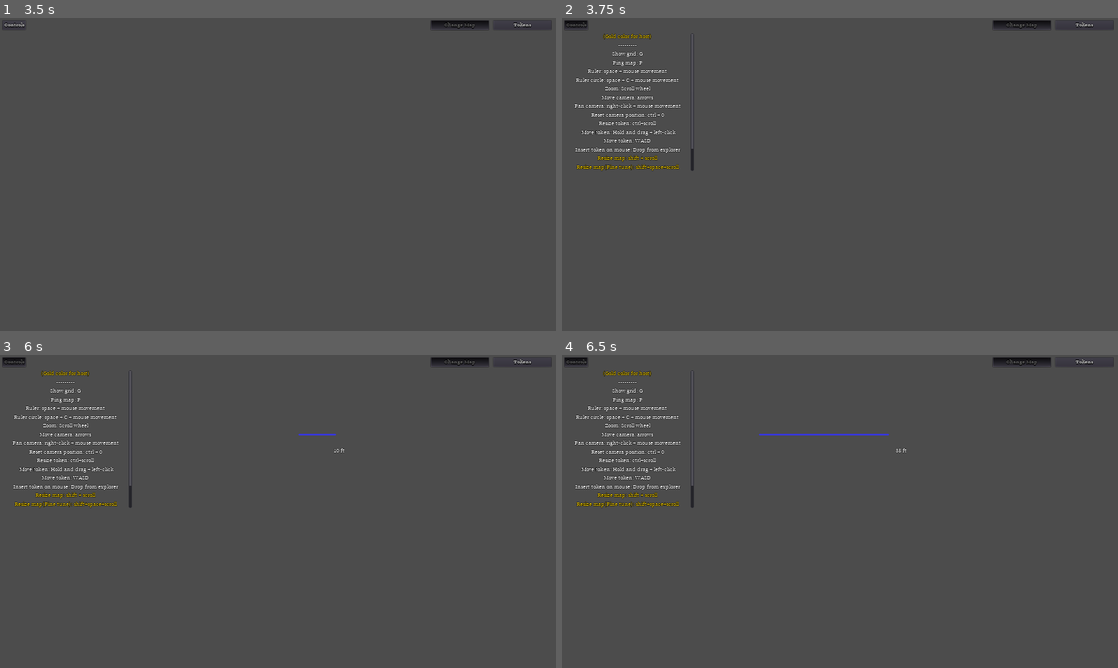
Above: before the commit, frames 1-4 (two rows, left to right).
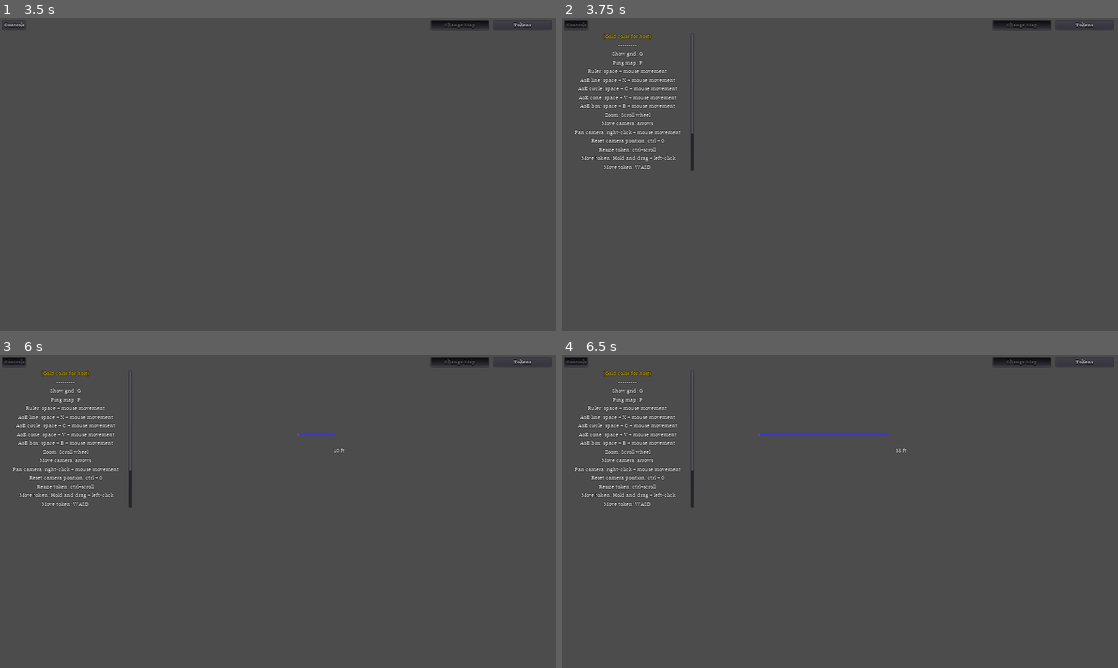
Above: after the commit, the same moments.

Repository: Vargdidan/DunjanTools
Game: Godot game, scene res://GUI/MainMenu.tscn
Same seed, same stepped clock (60 frames per second), same inputs: the game is played once before the commit and once after it.
Inputs (mouse positions are in pixels of both pictures, inside the frame that each line leads up to):
- Up to frame 1 (3.5 s): click "Host a game" at 0.5 s; click "Enter offline" at 1.25 s; click "Tokens" at 2 s; click "Change Map" at 2.75 s
- Up to frame 2 (3.75 s): click "Controls" at 3.5 s
- Up to frame 3 (6 s): tap Enter at 4.25, 5.75 s; move the mouse to (400, 495) at 4.27 s; hold Right (ui_right) 4.28-5.03 s; hold C (circle) 4.28-5.03 s; tap Shift (ui_shift) at 4.55, 5.1 s; tap Space (ui_space) at 5, 5.3 s; move the mouse to (166, 527) at 5.02 s; hold Down (ui_down) 5.03-5.78 s; move the mouse to (333, 442) at 5.77 s; hold Right (ui_right) from 5.78 s (still down); hold Space (ui_space) from 5.78 s (still down)
- Up to frame 4 (6.5 s): keep holding Right (ui_right); keep holding Space (ui_space); tap B (box, bound only after the commit) at 6.05 s

Frame 1 is identical in both runs. In frame 2, 1.6% of the frame differs, in the area x 2-24%, y 19-49%; in frame 3, 1.6%; in frame 4, 1.7%, in the area x 2-59%, y 19-49%.

Commit message:
Aoe Tweaks

Diff:
--- a/DunjanTools/GUI/Controls.tscn
+++ b/DunjanTools/GUI/Controls.tscn
@@ -54,7 +54,7 @@
 
 [node name="VBoxContainer" type="VBoxContainer" parent="VSplitContainer/ControlsContainer"]
 margin_right = 436.0
-margin_bottom = 566.0
+margin_bottom = 656.0
 grow_horizontal = 0
 size_flags_horizontal = 3
 size_flags_vertical = 3
@@ -104,113 +104,137 @@
 margin_right = 436.0
 margin_bottom = 176.0
 custom_fonts/font = ExtResource( 3 )
-text = "Ruler circle: space + C + mouse movement"
+text = "AoE line: space + X + mouse movement"
+align = 1
+
+[node name="Label20" type="Label" parent="VSplitContainer/ControlsContainer/VBoxContainer"]
+margin_top = 180.0
+margin_right = 436.0
+margin_bottom = 206.0
+custom_fonts/font = ExtResource( 3 )
+text = "AoE circle: space + C + mouse movement"
+align = 1
+
+[node name="Label18" type="Label" parent="VSplitContainer/ControlsContainer/VBoxContainer"]
+margin_top = 210.0
+margin_right = 436.0
+margin_bottom = 236.0
+custom_fonts/font = ExtResource( 3 )
+text = "AoE cone: space + V + mouse movement"
+align = 1
+
+[node name="Label19" type="Label" parent="VSplitContainer/ControlsContainer/VBoxContainer"]
+margin_top = 240.0
+margin_right = 436.0
+margin_bottom = 266.0
+custom_fonts/font = ExtResource( 3 )
+text = "AoE box: space + B + mouse movement"
 align = 1
 
 [node name="Label2" type="Label" parent="VSplitContainer/ControlsContainer/VBoxContainer"]
-margin_top = 180.0
-margin_right = 436.0
-margin_bottom = 206.0
+margin_top = 270.0
+margin_right = 436.0
+margin_bottom = 296.0
 custom_fonts/font = ExtResource( 3 )
 text = "Zoom: Scroll wheel"
 align = 1
 
 [node name="Label8" type="Label" parent="VSplitContainer/ControlsContainer/VBoxContainer"]
-margin_top = 210.0
-margin_right = 436.0
-margin_bottom = 236.0
+margin_top = 300.0
+margin_right = 436.0
+margin_bottom = 326.0
 custom_fonts/font = ExtResource( 3 )
 text = "Move camera: arrows"
 align = 1
 
 [node name="Label6" type="Label" parent="VSplitContainer/ControlsContainer/VBoxContainer"]
-margin_top = 240.0
-margin_right = 436.0
-margin_bottom = 266.0
+margin_top = 330.0
+margin_right = 436.0
+margin_bottom = 356.0
 custom_fonts/font = ExtResource( 3 )
 text = "Pan camera: right-click + mouse movement"
 align = 1
 
 [node name="Label7" type="Label" parent="VSplitContainer/ControlsContainer/VBoxContainer"]
-margin_top = 270.0
-margin_right = 436.0
-margin_bottom = 296.0
+margin_top = 360.0
+margin_right = 436.0
+margin_bottom = 386.0
 custom_fonts/font = ExtResource( 3 )
 text = "Reset camera position: ctrl + 0"
 align = 1
 
 [node name="Label3" type="Label" parent="VSplitContainer/ControlsContainer/VBoxContainer"]
-margin_top = 300.0
-margin_right = 436.0
-margin_bottom = 326.0
+margin_top = 390.0
+margin_right = 436.0
+margin_bottom = 416.0
 custom_fonts/font = ExtResource( 3 )
 text = "Resize token: ctrl+scroll"
 align = 1
 
 [node name="Label9" type="Label" parent="VSplitContainer/ControlsContainer/VBoxContainer"]
-margin_top = 330.0
-margin_right = 436.0
-margin_bottom = 356.0
+margin_top = 420.0
+margin_right = 436.0
+margin_bottom = 446.0
 custom_fonts/font = ExtResource( 3 )
 text = "Move token: Hold and drag + left-click"
 align = 1
 
 [node name="Label14" type="Label" parent="VSplitContainer/ControlsContainer/VBoxContainer"]
-margin_top = 360.0
-margin_right = 436.0
-margin_bottom = 386.0
+margin_top = 450.0
+margin_right = 436.0
+margin_bottom = 476.0
 custom_fonts/font = ExtResource( 3 )
 text = "Move token: WASD"
 align = 1
 
 [node name="Label13" type="Label" parent="VSplitContainer/ControlsContainer/VBoxContainer"]
-margin_top = 390.0
-margin_right = 436.0
-margin_bottom = 416.0
+margin_top = 480.0
+margin_right = 436.0
+margin_bottom = 506.0
 custom_fonts/font = ExtResource( 3 )
 text = "Insert token on mouse: Drop from explorer"
 align = 1
 
 [node name="Label4" type="Label" parent="VSplitContainer/ControlsContainer/VBoxContainer"]
-margin_top = 420.0
-margin_right = 436.0
-margin_bottom = 446.0
+margin_top = 510.0
+margin_right = 436.0
+margin_bottom = 536.0
 custom_fonts/font = ExtResource( 3 )
 custom_colors/font_color = Color( 0.862745, 0.72549, 0, 1 )
 text = "Resize map: shift + scroll"
 align = 1
 
 [node name="Label5" type="Label" parent="VSplitContainer/ControlsContainer/VBoxContainer"]
-margin_top = 450.0
-margin_right = 436.0
-margin_bottom = 476.0
+margin_top = 540.0
+margin_right = 436.0
+margin_bottom = 566.0
 custom_fonts/font = ExtResource( 3 )
 custom_colors/font_color = Color( 0.862745, 0.72549, 0, 1 )
 text = "Resize map(Fine tune): shift+space+scroll"
 align = 1
 
 [node name="Label10" type="Label" parent="VSplitContainer/ControlsContainer/VBoxContainer"]
-margin_top = 480.0
-margin_right = 436.0
-margin_bottom = 506.0
+margin_top = 570.0
+margin_right = 436.0
+margin_bottom = 596.0
 custom_fonts/font = ExtResource( 3 )
 custom_colors/font_color = Color( 0.862745, 0.72549, 0, 1 )
 text = "Show/hide map: H"
 align = 1
 
 [node name="Label11" type="Label" parent="VSplitContainer/ControlsContainer/VBoxContainer"]
-margin_top = 510.0
-margin_right = 436.0
-margin_bottom = 536.0
+margin_top = 600.0
+margin_right = 436.0
+margin_bottom = 626.0
 custom_fonts/font = ExtResource( 3 )
 custom_colors/font_color = Color( 0.862745, 0.72549, 0, 1 )
 text = "Hide square: ctrl + left-click"
 align = 1
 
 [node name="Label12" type="Label" parent="VSplitContainer/ControlsContainer/VBoxContainer"]
-margin_top = 540.0
-margin_right = 436.0
-margin_bottom = 566.0
+margin_top = 630.0
+margin_right = 436.0
+margin_bottom = 656.0
 custom_fonts/font = ExtResource( 3 )
 custom_colors/font_color = Color( 0.862745, 0.72549, 0, 1 )
 text = "Show square: shift + left-click"
--- a/DunjanTools/Session/Ruler.gd
+++ b/DunjanTools/Session/Ruler.gd
@@ -1,8 +1,10 @@
 extends Node2D
 
 onready var length_label = get_node("Length")
-onready var color = Color(0.2, 0.2, 1)
+onready var color = Color(0.2, 0.2, 1, 0.7)
+onready var color_origin = Color(1, 0.2, 0.2, 0.7)
 var start_pos = Vector2(0,0)
+var start_pos_raw = Vector2(0,0)
 var end_pos = Vector2(0,0)
 var pos_is_set = false
 
@@ -21,13 +23,11 @@
 		end_pos = Vector2(pos_x/64, pos_y/64)
 		if (!pos_is_set):
 			start_pos = end_pos
+			start_pos_raw = mouse_position
 			pos_is_set = true
-		global_position = Vector2(mouse_position.x, mouse_position.y + 15)
-		length_label.set_visible(true)
+			global_position = mouse_position
+		length_label.set_global_position(Vector2(mouse_position.x, mouse_position.y + 15))
 
-		var length_ft = round(start_pos.distance_to(end_pos))*5
-
-		length_label.set_text(String(length_ft) + " ft")
 
 	if (Input.is_action_just_released("ui_space")):
 		pos_is_set = false
@@ -35,9 +35,46 @@
 
 func _draw():
 	if (pos_is_set):
+		length_label.set_visible(true)
+
 		var local_start_pos = to_local(Vector2(start_pos.x*64+32,start_pos.y*64+32))
 		var local_end_pos = to_local(Vector2(end_pos.x*64+32, end_pos.y*64+32))
+		var length = local_start_pos.distance_to(local_end_pos)
+		var length_ft = round(start_pos.distance_to(end_pos))*5
+
 		if (Input.is_action_pressed("circle")):
-			draw_circle(local_start_pos, local_start_pos.distance_to(local_end_pos),color)
+			var circle_origin = to_local(start_pos_raw.snapped(Vector2(64,64)))
+			var end_ = to_local(Vector2(end_pos.x*64, end_pos.y*64))
+			var cirle_radius = circle_origin.distance_to(end_)
+			draw_circle(circle_origin, cirle_radius, color)
+			draw_circle(circle_origin, 3, color_origin)
+		elif (Input.is_action_pressed("cone")):
+			var cone_start_pos = to_local(start_pos_raw.snapped(Vector2(64,64)))
+			var mouse_position = get_global_mouse_position()
+			var cone_end_pos = to_local(mouse_position)
+			var cone_width = cone_start_pos.distance_to(cone_end_pos)/2
+			var cone_end_pos_1 = cone_end_pos+cone_end_pos.tangent().normalized()*cone_width
+			var cone_end_pos_2 = cone_end_pos+cone_end_pos.tangent().normalized()*-cone_width
+			length_ft = int((Vector2(cone_start_pos.x/64, cone_start_pos.y/64).distance_to(Vector2(cone_end_pos.x/64, cone_end_pos.y/64)))*5)
+			draw_line(cone_start_pos, cone_end_pos, color, 3, true)
+			draw_line(cone_start_pos, cone_end_pos_1, color, 3, true)
+			draw_line(cone_end_pos_1, cone_end_pos_2, color, 3, true)
+			draw_line(cone_start_pos, cone_end_pos_2, color, 3, true)
+			draw_circle(cone_start_pos, 3, color_origin)
+		elif (Input.is_action_pressed("box")):
+			var box_origin = to_local(start_pos_raw.snapped(Vector2(64,64)))
+			var end_ = to_local(Vector2(end_pos.x*64, end_pos.y*64))
+			var box_width = box_origin.distance_to(end_)
+			draw_rect(Rect2(box_origin, Vector2(box_width, box_width)),color, true, 3,true)
+			draw_circle(box_origin, 3, color_origin)
+		elif (Input.is_action_pressed("line_aoe")):
+			var line_origin = to_local(start_pos_raw.snapped(Vector2(64,64)))
+			var end_ = to_local(get_global_mouse_position())
+			length_ft = int((Vector2(line_origin.x/64, line_origin.y/64).distance_to(Vector2(end_.x/64, end_.y/64)))*5)
+			draw_line(line_origin, end_, color, 64, true)
+			draw_circle(line_origin, 3, color_origin)
 		else:
+			draw_circle(local_start_pos, 3, color_origin)
 			draw_line(local_start_pos, local_end_pos, color, 3, true)
+
+		length_label.set_text(String(length_ft) + " ft")
--- a/DunjanTools/project.godot
+++ b/DunjanTools/project.godot
@@ -158,6 +158,21 @@
 "events": [ Object(InputEventKey,"resource_local_to_scene":false,"resource_name":"","device":0,"alt":false,"shift":false,"control":false,"meta":false,"command":false,"pressed":false,"scancode":67,"unicode":0,"echo":false,"script":null)
  ]
 }
+cone={
+"deadzone": 0.5,
+"events": [ Object(InputEventKey,"resource_local_to_scene":false,"resource_name":"","device":0,"alt":false,"shift":false,"control":false,"meta":false,"command":false,"pressed":false,"scancode":86,"unicode":0,"echo":false,"script":null)
+ ]
+}
+box={
+"deadzone": 0.5,
+"events": [ Object(InputEventKey,"resource_local_to_scene":false,"resource_name":"","device":0,"alt":false,"shift":false,"control":false,"meta":false,"command":false,"pressed":false,"scancode":66,"unicode":0,"echo":false,"script":null)
+ ]
+}
+line_aoe={
+"deadzone": 0.5,
+"events": [ Object(InputEventKey,"resource_local_to_scene":false,"resource_name":"","device":0,"alt":false,"shift":false,"control":false,"meta":false,"command":false,"pressed":false,"scancode":88,"unicode":0,"echo":false,"script":null)
+ ]
+}
 
 [rendering]
 
